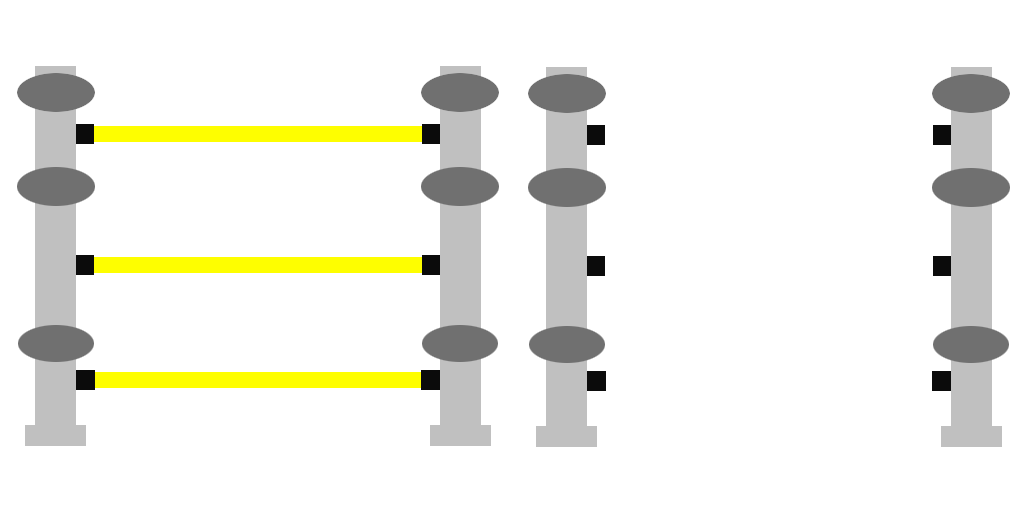
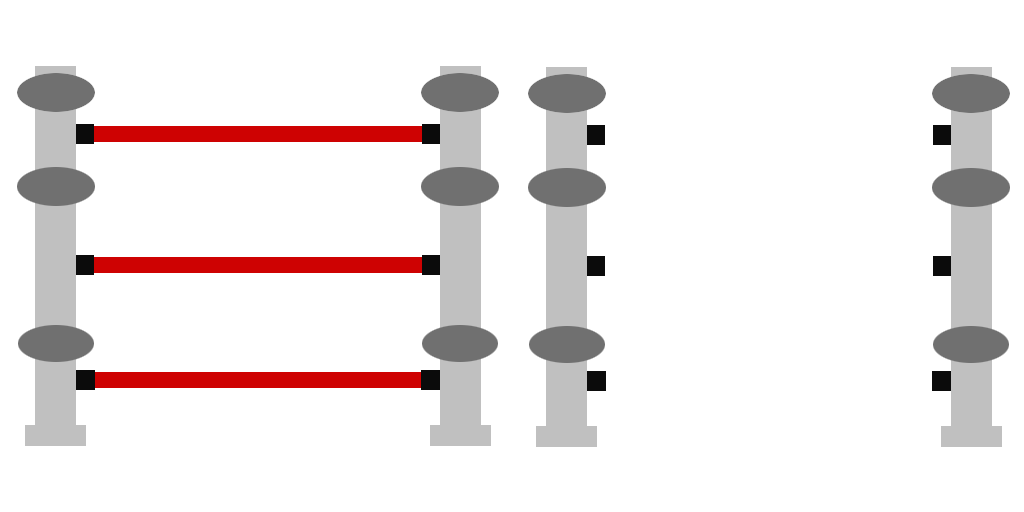
Revision of a layered 1024×512 image; what changed, layer by layer:
pixels changed over 94, 126, 422, 388 (layer not identified)
